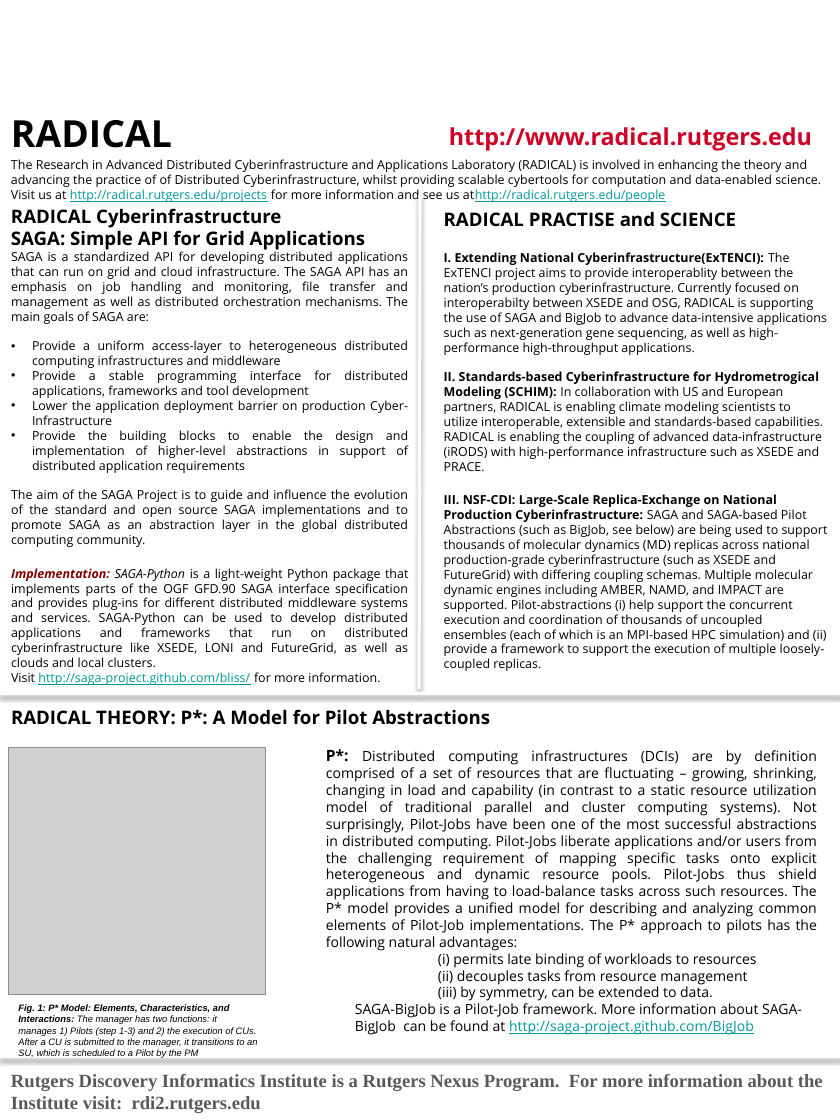
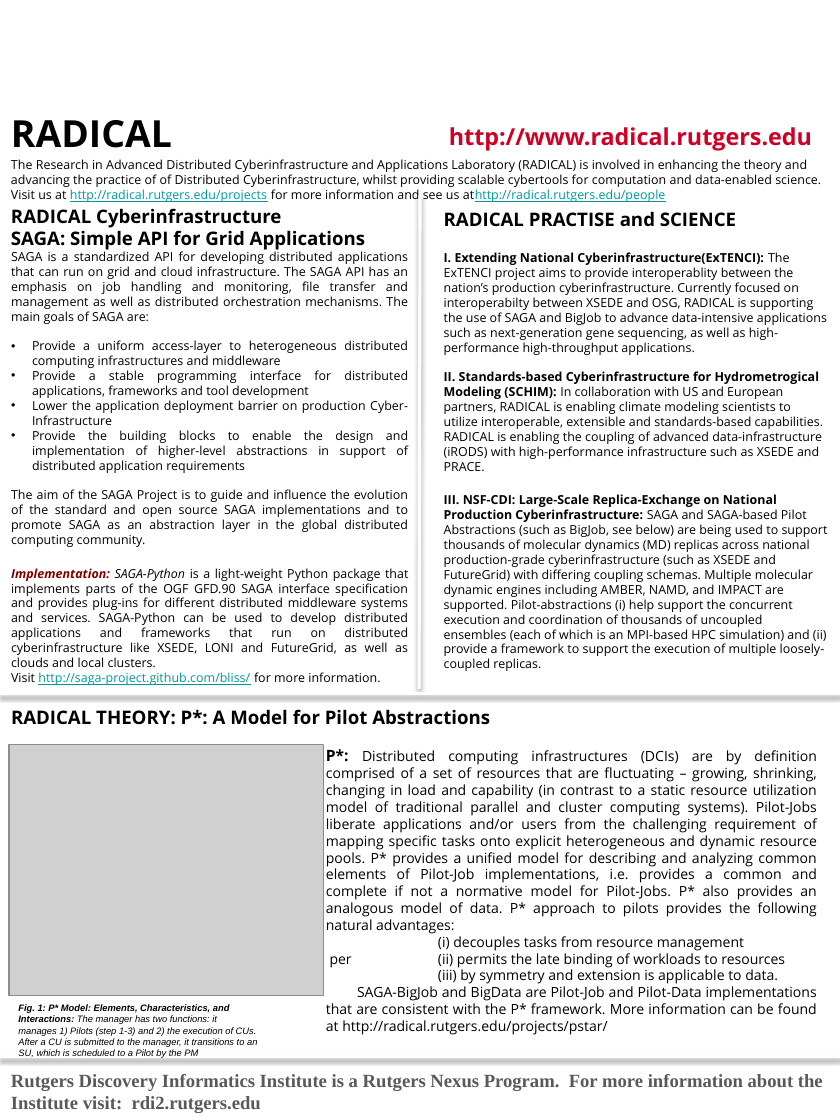
Before and after one commit to saga-project/presentations, a slide deck: slide 1 of Radical_SC12_Poster.pptx. Drawn at 840x1120 pixels with LibreOffice and Linux fonts; fonts in the diff are those of the drawing; grey boxes stand for pictures; background and template pictures are left out. Boxes give left, top, right and bottom in pixels: in the first picture for what was removed or moved away, otherwise in the second. Text is boxed around its words. In the diff, an @@ line names an element or a change of style, - is before the commit and + after.

Commit message:
addressing marks' remarks

```diff
--- a/Radical_SC12_Poster.pptx
+++ b/Radical_SC12_Poster.pptx
@@ picture: place and size @@
-picture at [9,747,265,995]
+picture at [9,745,324,996]
@@ text at [326,749,817,1035]: text changed @@
-P*: Distributed computing infrastructures (DCIs) are by definition comprised of a set of resources that are fluctuating – growing, shrinking, changing in load and capability (in contrast to a static resource utilization model of traditional parallel and cluster computing systems). Not surprisingly, Pilot-Jobs have been one of the most successful abstractions in distributed computing. Pilot-Jobs liberate applications and/or users from the challenging requirement of mapping specific tasks onto explicit heterogeneous and dynamic resource pools. Pilot-Jobs thus shield applications from having to load-balance tasks across such resources. The P* model provides a unified model for describing and analyzing common elements of Pilot-Job implementations. The P* approach to pilots has the following natural advantages:
-(i) permits late binding of workloads to resources
-(ii) decouples tasks from resource management
-(iii) by symmetry, can be extended to data.
-SAGA-BigJob is a Pilot-Job framework. More information about SAGA-
-BigJob can be found at http://saga-project.github.com/BigJob
+P*: Distributed computing infrastructures (DCIs) are by definition comprised of a set of resources that are fluctuating – growing, shrinking, changing in load and capability (in contrast to a static resource utilization model of traditional parallel and cluster computing systems). Pilot-Jobs liberate applications and/or users from the challenging requirement of mapping specific tasks onto explicit heterogeneous and dynamic resource pools. P* provides a unified model for describing and analyzing common elements of Pilot-Job implementations, i.e. provides a common and complete if not a normative model for Pilot-Jobs. P* also provides an analogous model of data. P* approach to pilots provides the following natural advantages:
+(i) decouples tasks from resource management
+per (ii) permits the late binding of workloads to resources
+(iii) by symmetry and extension is applicable to data.
+SAGA-BigJob and BigData are Pilot-Job and Pilot-Data implementations that are consistent with the P* framework. More information can be found at http://radical.rutgers.edu/projects/pstar/
```
